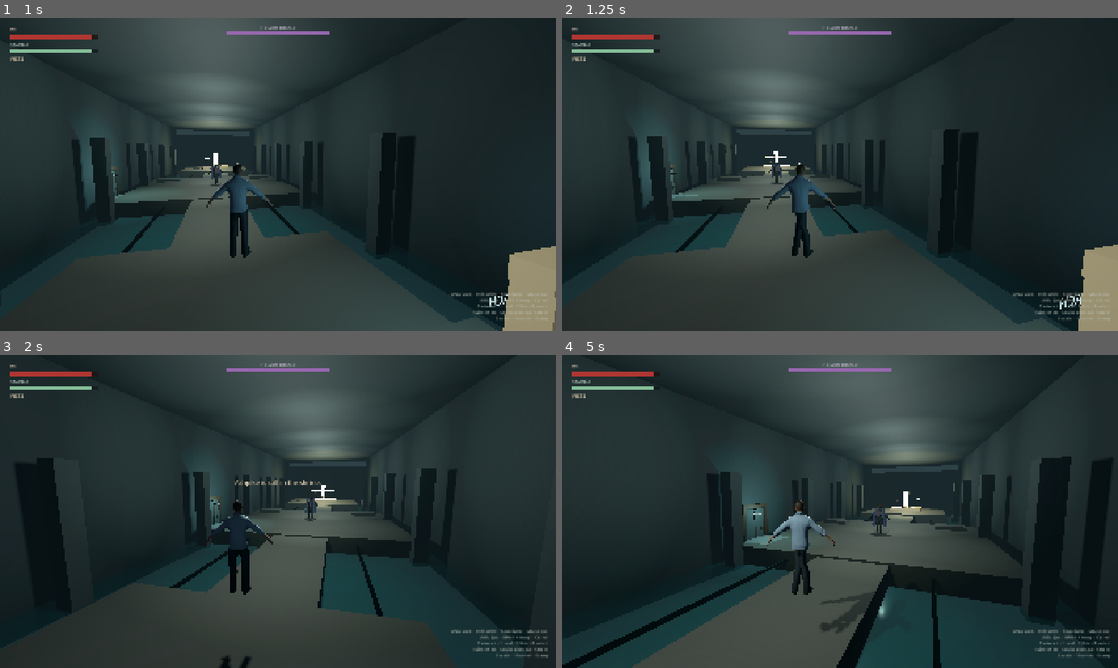
Above: before the commit, frames 1-4 (two rows, left to right).
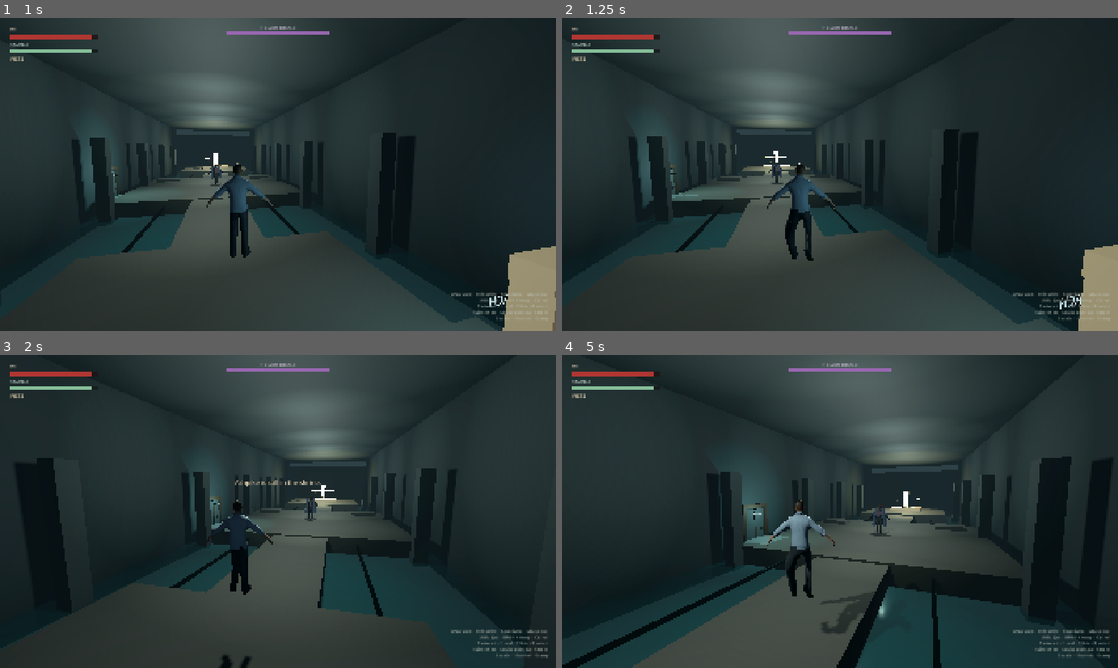
Above: after the commit, the same moments.

Repository: myat93/line7
Game: Godot game, scene res://main.tscn
The game is run twice, just before and just after one commit, with the same random seed, the same clock (stepped at 60 frames per second) and the same inputs.
Inputs (mouse positions are in pixels of both pictures, inside the frame that each line leads up to):
- Up to frame 1 (1 s): tap Enter at 0.5 s; move the mouse to (305, 174) at 0.52 s; hold W (move_forward) from 0.53 s (still down); hold Shift (sprint) from 0.53 s (still down); click (305, 174) at 0.67 s; tap Space (jump) at 0.77 s
- Up to frame 2 (1.25 s): keep holding W (move_forward); keep holding Shift (sprint)
- Up to frame 3 (2 s): keep holding W (move_forward); move the mouse to (250, 511) at 1.27 s; release Shift (sprint) at 1.28 s; tap 1 (bind_ashpike) at 1.35 s; tap Space (jump) at 1.52 s; tap Shift (sprint) at 1.55 s
- Up to frame 4 (5 s): keep holding W (move_forward); move the mouse to (851, 505) at 2.02 s; hold 2 (bind_fists) 2.03-2.78 s; tap Shift (sprint) every 0.75 s from 2.3 to 4.55 s; move the mouse to (834, 517) at 2.77 s; right-click (834, 517) at 2.85 s; click (834, 517) at 2.92 s; tap Space (jump) at 3.02, 3.77, 4.52 s; move the mouse to (878, 514) at 3.52 s; hold E (interact) 3.53-4.28 s; move the mouse to (795, 508) at 4.27 s; click (795, 508) at 4.35 s

Frame 1 is identical in both runs. In frame 2, 0.5% of the frame differs, in the area x 40-46%, y 46-78%; in frame 3, 0.2%; in frame 4, 0.4%.

Commit message:
Swing HE walk/sprint legs along-bone so the stride reads.
Thigh local X is MeshRoot forward, so the legs-only Euler-X extras
abducted and looked planted. swing_along_y pitches thigh/shin +Y
toward MeshRoot -Z. Idle bind, facing, and jab 1.32 / heavy 1.52 stay.

Co-authored-by: myat93 <myat93@users.noreply.github.com>

Diff:
--- a/characters/he/he.gd
+++ b/characters/he/he.gd
@@ -471,24 +471,25 @@
 func _pose_walk() -> void:
 	## Distance-driven stride so feet read against walk speed (no clock skate).
 	_pose_idle()
-	var swing := sin(_stride)
-	## Legs only — torso extras stretch the 100×-IBM sleeves.
-	_part_rot("L_Thigh", Vector3(swing * 0.12, 0.0, 0.0))
-	_part_rot("R_Thigh", Vector3(-swing * 0.12, 0.0, 0.0))
-	_part_rot("L_Shin", Vector3(maxf(-swing, 0.0) * 0.10, 0.0, 0.0))
-	_part_rot("R_Shin", Vector3(maxf(swing, 0.0) * 0.10, 0.0, 0.0))
+	_pose_stride_legs(0.58, 0.46)
 
 
 func _pose_sprint() -> void:
 	## No hip/torso lean — those extras flatten the IBM skin and read as a back-lean.
 	## Legs + a tiny head nod so the run still aims down the move.
 	_pose_idle()
+	_part_rot("Head", Vector3(0.05, 0.0, 0.0))
+	_pose_stride_legs(0.74, 0.58)
+
+
+func _pose_stride_legs(thigh_amp: float, shin_amp: float) -> void:
+	## Rocketbox thigh local X ≈ MeshRoot forward, so Euler X abducts (planted slide).
+	## swing_along_y pitches +Y (down the IBM leg) toward MeshRoot −Z / +Z.
 	var swing := sin(_stride)
-	_part_rot("Head", Vector3(0.05, 0.0, 0.0))
-	_part_rot("L_Thigh", Vector3(swing * 0.14, 0.0, 0.0))
-	_part_rot("R_Thigh", Vector3(-swing * 0.14, 0.0, 0.0))
-	_part_rot("L_Shin", Vector3(maxf(-swing, 0.0) * 0.11, 0.0, 0.0))
-	_part_rot("R_Shin", Vector3(maxf(swing, 0.0) * 0.11, 0.0, 0.0))
+	_rig.swing_along_y("L_Thigh", Vector3(0.06, -0.22, -1.0), swing * thigh_amp)
+	_rig.swing_along_y("R_Thigh", Vector3(-0.06, -0.22, -1.0), -swing * thigh_amp)
+	_rig.swing_along_y("L_Shin", Vector3(0.0, -0.12, 1.0), maxf(-swing, 0.0) * shin_amp)
+	_rig.swing_along_y("R_Shin", Vector3(0.0, -0.12, 1.0), maxf(swing, 0.0) * shin_amp)
 
 
 func _pose_jab() -> void:
--- a/core/mesh_pose_rig.gd
+++ b/core/mesh_pose_rig.gd
@@ -91,10 +91,10 @@
 	set_rot(part_name, extra)
 
 
-func aim_along_y(part_name: String, char_dir: Vector3, weight: float = 1.0) -> void:
+func aim_along_y(part_name: String, char_dir: Vector3, weight: float = 1.0, max_ang: float = 0.28) -> void:
 	## Rest-relative nudge so +Y (along-bone) leans toward a Godot direction.
 	## Cap the swing — a full 90° slerp stretches the 100×-IBM skin (clip 0:05/0:13).
-	## 0.28 rad is the read/safety ceiling; jab/heavy silhouette comes from the elbow.
+	## 0.28 rad is the punch ceiling; jab/heavy silhouette comes from the elbow.
 	if skeleton == null or not _bones.has(part_name):
 		return
 	if char_dir.length() < 0.05 or weight <= 0.001:
@@ -111,9 +111,30 @@
 	else:
 		axis = axis.normalized()
 	## 0.28 rad is enough to leave A-pose; 90° slerp is the clip spaghetti.
-	var ang := minf(current_y.angle_to(want), 0.28) * clampf(weight, 0.0, 1.0)
+	var ang := minf(current_y.angle_to(want), max_ang) * clampf(weight, 0.0, 1.0)
 	if ang < 0.01:
 		return
+	var parent_b := _parent_rest_basis(idx)
+	var aimed := Basis(axis, ang) * rest_global
+	var new_local := parent_b.inverse() * aimed
+	skeleton.set_bone_pose_rotation(idx, new_local.get_rotation_quaternion())
+
+
+func swing_along_y(part_name: String, char_dir: Vector3, ang: float) -> void:
+	## Signed sagittal swing for walk/sprint. Thigh local X ≈ MeshRoot forward, so
+	## Euler X abducts (planted slide). Rotate +Y (along-bone) toward char_dir.
+	if skeleton == null or not _bones.has(part_name):
+		return
+	if char_dir.length() < 0.05 or absf(ang) < 0.01:
+		return
+	var idx: int = _bones[part_name]
+	var rest_global: Basis = _rest_global.get(part_name, skeleton.get_bone_rest(idx).basis)
+	var current_y := rest_global.y.normalized()
+	var want := (_char_basis() * char_dir).normalized()
+	var axis := current_y.cross(want)
+	if axis.length() < 0.001:
+		return
+	axis = axis.normalized()
 	var parent_b := _parent_rest_basis(idx)
 	var aimed := Basis(axis, ang) * rest_global
 	var new_local := parent_b.inverse() * aimed
--- a/tools/play_sim.gd
+++ b/tools/play_sim.gd
@@ -153,15 +153,23 @@
 		he._sprinting = false
 		he._update_visual_pose()
 		var idle_thigh := he._rig.bone_pose_rotation("L_Thigh")
+		he._sprinting = false
+		he._moving = true
+		if not _assert_leg_stride(he, mesh_fwd, false):
+			pass
 		he._sprinting = true
+		he._moving = true
 		he._stride = 0.6
 		he._update_visual_pose()
 		var sprint_thigh := he._rig.bone_pose_rotation("L_Thigh")
 		if idle_thigh.is_equal_approx(sprint_thigh):
 			_fail("HE sprint must stride the legs (foot read).")
+		if not _assert_leg_stride(he, mesh_fwd, true):
+			pass
 		if _fist_span(he, "L_Fist") > 1.35 or _fist_span(he, "R_Fist") > 1.35:
 			_fail("HE sprint pose exploded an arm (IBM skin).")
 		he._sprinting = false
+		he._moving = false
 		he._update_visual_pose()
 	var body_col := he.get_node_or_null("CollisionShape3D") as CollisionShape3D
 	if body_col == null or not (body_col.shape is CapsuleShape3D):
@@ -406,6 +414,32 @@
 	return true
 
 
+func _assert_leg_stride(he: HE, mesh_fwd: Vector3, sprinting: bool) -> bool:
+	## Bone origins sit in the 100×-IBM centimeter nest; the visible stride is
+	## thigh +Y leaning along MeshRoot forward, not a 10 cm world translation.
+	var label := "sprint" if sprinting else "walk"
+	var min_sep := 0.22 if sprinting else 0.16
+	he._stride = PI * 0.5
+	he._update_visual_pose()
+	var left_fwd := he._rig.bone_world_axis("L_Thigh", 1).dot(mesh_fwd)
+	var right_fwd := he._rig.bone_world_axis("R_Thigh", 1).dot(mesh_fwd)
+	var left_shin_q := he._rig.bone_pose_rotation("L_Shin")
+	he._stride = PI * 1.5
+	he._update_visual_pose()
+	var left_back := he._rig.bone_world_axis("L_Thigh", 1).dot(mesh_fwd)
+	var right_back := he._rig.bone_world_axis("R_Thigh", 1).dot(mesh_fwd)
+	if left_fwd < left_back + min_sep:
+		_fail("HE %s must swing L_Thigh along MeshRoot forward (planted/slide). fwd=%.3f back=%.3f" % [label, left_fwd, left_back])
+		return false
+	if right_back < right_fwd + min_sep:
+		_fail("HE %s must swing R_Thigh opposite L_Thigh (no hop). fwd=%.3f back=%.3f" % [label, right_fwd, right_back])
+		return false
+	if left_shin_q.is_equal_approx(he._rig.bone_pose_rotation("L_Shin")):
+		_fail("HE %s must fold L_Shin (calf) on the recovering stride." % label)
+		return false
+	return true
+
+
 func _fist_span(he: HE, bone_name: String) -> float:
 	var skel: Skeleton3D = he._rig.skeleton
 	if skel == null:
--- a/tools/pose_dump.gd
+++ b/tools/pose_dump.gd
@@ -49,7 +49,19 @@
 	_dump_bones(he, "heavy")
 	_print_forward(he, "heavy")
 	he.state = HE.State.FREE
+	he._sprinting = false
+	he._moving = true
+	he._stride = PI * 0.5
+	he._update_visual_pose()
+	_dump_bones(he, "walk_left")
+	_print_forward(he, "walk_left")
+	he._stride = PI * 1.5
+	he._update_visual_pose()
+	_dump_bones(he, "walk_right")
+	_print_forward(he, "walk_right")
 	he._sprinting = true
+	he._moving = true
+	he._stride = PI * 0.5
 	he._update_visual_pose()
 	_dump_bones(he, "sprint")
 	_print_forward(he, "sprint")
--- a/tools/pose_shots.gd
+++ b/tools/pose_shots.gd
@@ -57,9 +57,24 @@
 		_he._state_time = 0.12
 		_he._update_visual_pose()
 	)
+	await _shot("he_walk_left_pass", func() -> void:
+		_he.state = HE.State.FREE
+		_he._sprinting = false
+		_he._moving = true
+		_he._stride = PI * 0.5
+		_he._update_visual_pose()
+	)
+	await _shot("he_walk_right_pass", func() -> void:
+		_he.state = HE.State.FREE
+		_he._sprinting = false
+		_he._moving = true
+		_he._stride = PI * 1.5
+		_he._update_visual_pose()
+	)
 	await _shot("he_sprint_lean_readable", func() -> void:
 		_he.state = HE.State.FREE
 		_he._sprinting = true
+		_he._moving = true
 		_he._stride = 0.85
 		_he._update_visual_pose()
 	)
@@ -90,6 +105,28 @@
 		_he._state_time = 0.40
 		_he._update_visual_pose()
 	)
+	## Side-on so the bipedal stride reads (behind hid planted vs cycling legs).
+	_he._look_yaw = PI + PI * 0.5
+	_he._look_pitch = -0.08
+	_he.camera_pivot.rotation = Vector3(_he._look_pitch, _he._look_yaw, 0.0)
+	if spring:
+		spring.spring_length = 3.1
+	if _cam:
+		_cam.h_offset = 0.0
+	await _shot("he_walk_left_side", func() -> void:
+		_he.state = HE.State.FREE
+		_he._sprinting = false
+		_he._moving = true
+		_he._stride = PI * 0.5
+		_he._update_visual_pose()
+	)
+	await _shot("he_walk_right_side", func() -> void:
+		_he.state = HE.State.FREE
+		_he._sprinting = false
+		_he._moving = true
+		_he._stride = PI * 1.5
+		_he._update_visual_pose()
+	)
 	print("HE_POSE_SHOTS_OK")
 	get_tree().quit(0)
 
--- a/tools/slice_check.gd
+++ b/tools/slice_check.gd
@@ -193,6 +193,11 @@
 		failures.append("MeshPoseRig must unscale the 0.01 armature and pose via set_bone_pose_rotation.")
 	if not pose_rig.contains("_align_godot_forward") or not pose_rig.contains("aim_along_y"):
 		failures.append("MeshPoseRig must align Bip01 +Z to Godot −Z and aim punch bones in character space.")
+	if not pose_rig.contains("swing_along_y"):
+		failures.append("MeshPoseRig must swing walk/sprint legs along-bone (not Euler-X abduction).")
+	var he_pose := FileAccess.get_file_as_string("res://characters/he/he.gd")
+	if not he_pose.contains("_pose_stride_legs") or not he_pose.contains("swing_along_y"):
+		failures.append("he.gd walk/sprint must drive a sagittal stride via swing_along_y.")
 	var official_glb := load("res://enemies/hollow_herald/hollow_herald_realistic.glb") as PackedScene
 	if official_glb == null:
 		failures.append("hollow_herald_realistic.glb did not import as a PackedScene.")
Not shown, changed: characters/he/README.md
